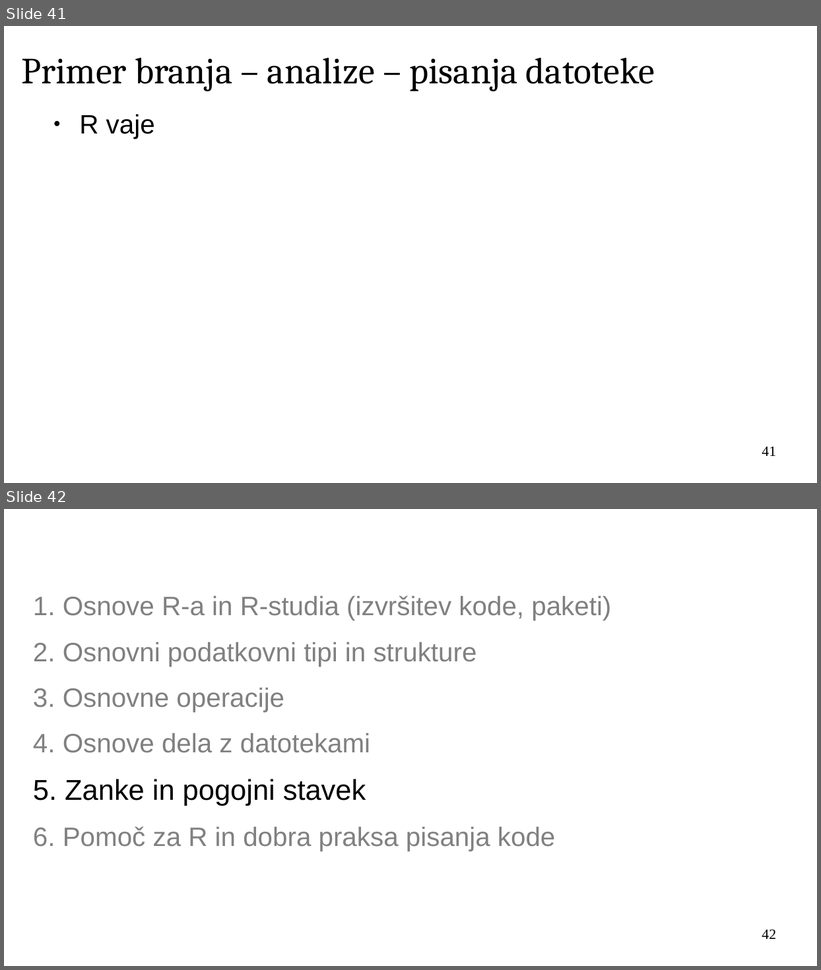
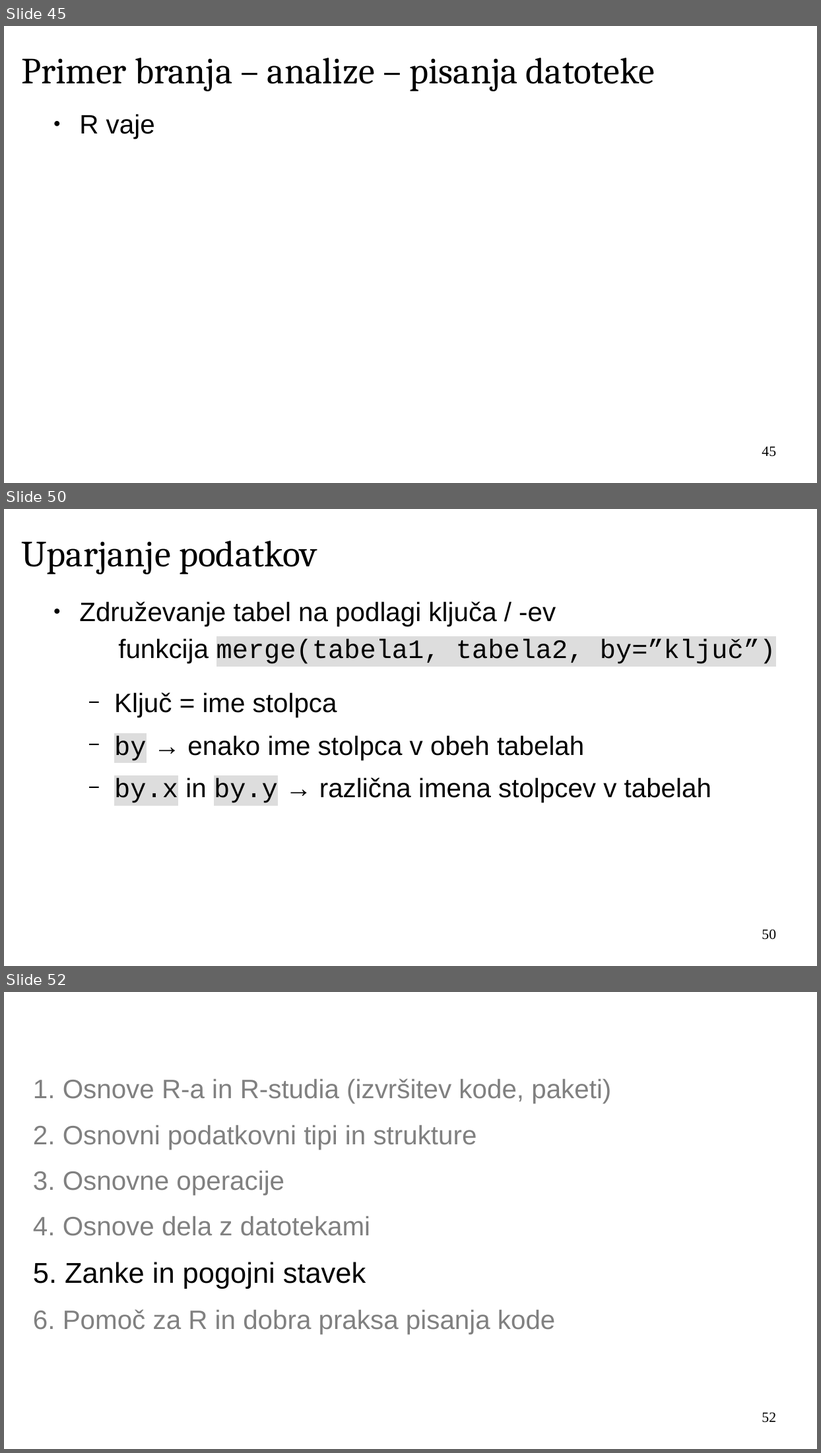
Before and after one commit to janaobsteter/R_tecaj, a slide deck: IT_Rtecaj.odp. Shown one above the other, each under a label of ours: slides 41 and 42 before the commit, slides 45, 50 and 52 after it; the slides between them are not shown. The pictures are 821x970 and 821x1453 pixels, drawn with LibreOffice and Linux fonts; fonts in the diff are those of the drawing; background and template pictures are left out. Boxes give left, top, right and bottom in pixels: in the first picture for what was removed or moved away, otherwise in the second. Text is boxed around its words. In the diff, an @@ line names an element or a change of style, - is before the commit and + after.

```diff
--- a/IT_Rtecaj.odp
+++ b/IT_Rtecaj.odp
@@ slide 50 added at bbox=[4, 509, 817, 966], background #FFFFFF @@
@@ title added at bbox=[21, 541, 318, 574], 36 pt, text #000000 @@
+Uparjanje podatkov
@@ text added at bbox=[79, 601, 776, 803], 26 pt, text #000000 @@
+● Združevanje tabel na podlagi ključa / -ev
+  funkcija merge(tabela1, tabela2, by=”ključ”)
+  − Ključ = ime stolpca
+  − by → enako ime stolpca v obeh tabelah
+  − by.x in by.y → različna imena stolpcev v tabelah
@@ page number added at bbox=[762, 929, 776, 940], 14 pt, text #000000 @@
+50
@@ what was slide 41 is now slide 45 @@
@@ page number at bbox=[762, 446, 776, 457]: text changed @@
-41
+45
@@ what was slide 42 is now slide 52 @@
@@ page number at bbox=[762, 1412, 776, 1423]: text changed @@
-42
+52
```
Also in this commit, not shown: 12 slides changed, 9 other slides added, 1 other file.
